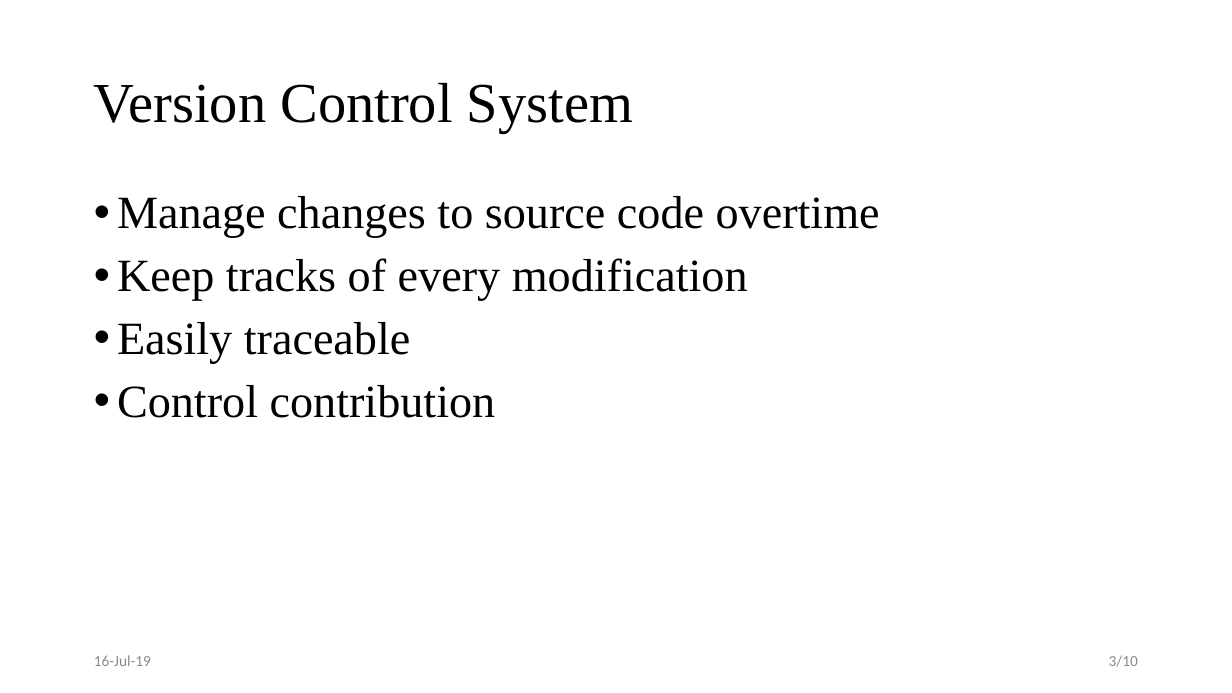
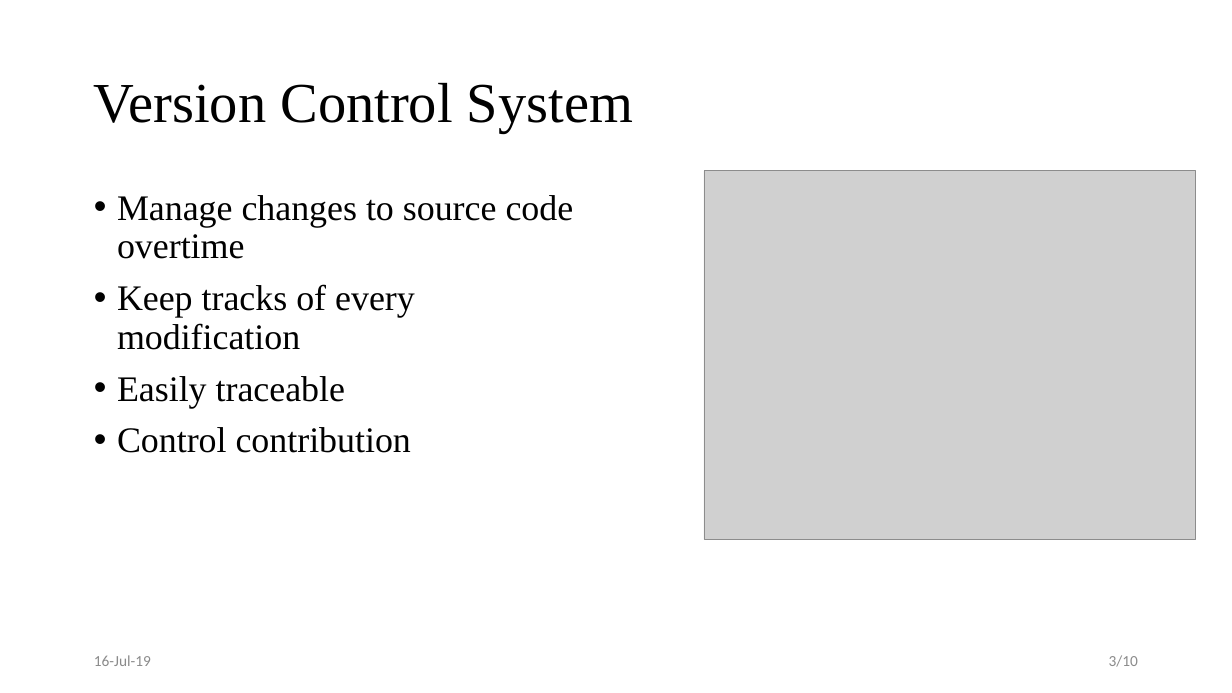
Before and after one commit to ruhul005/Version-Control-System, a slide deck: slide 3 of Version-Control-System.pptx. Drawn at 1232x693 pixels with LibreOffice and Linux fonts; fonts in the diff are those of the drawing; grey boxes stand for pictures. Boxes give left, top, right and bottom in pixels: in the first picture for what was removed or moved away, otherwise in the second. Text is boxed around its words. In the diff, an @@ line names an element or a change of style, - is before the commit and + after.

```diff
--- a/Version-Control-System.pptx
+++ b/Version-Control-System.pptx
@@ picture added at (704,171,1196,540) @@
@@ text "Manage changes to source code ..." at (117,195,574,453): size 36 to 28 pt @@
```
Also in this commit, not shown: 3 other slides changed.
